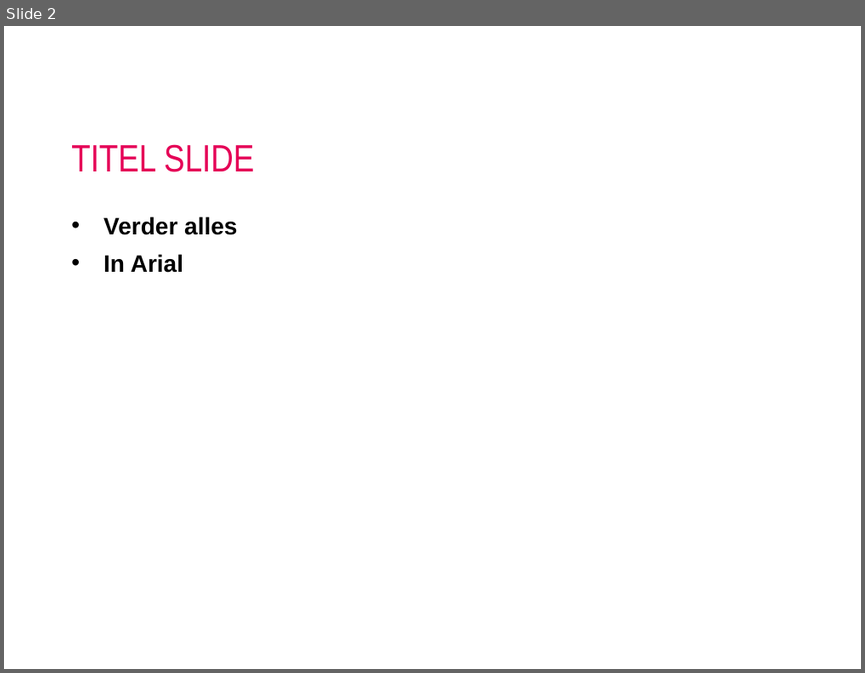
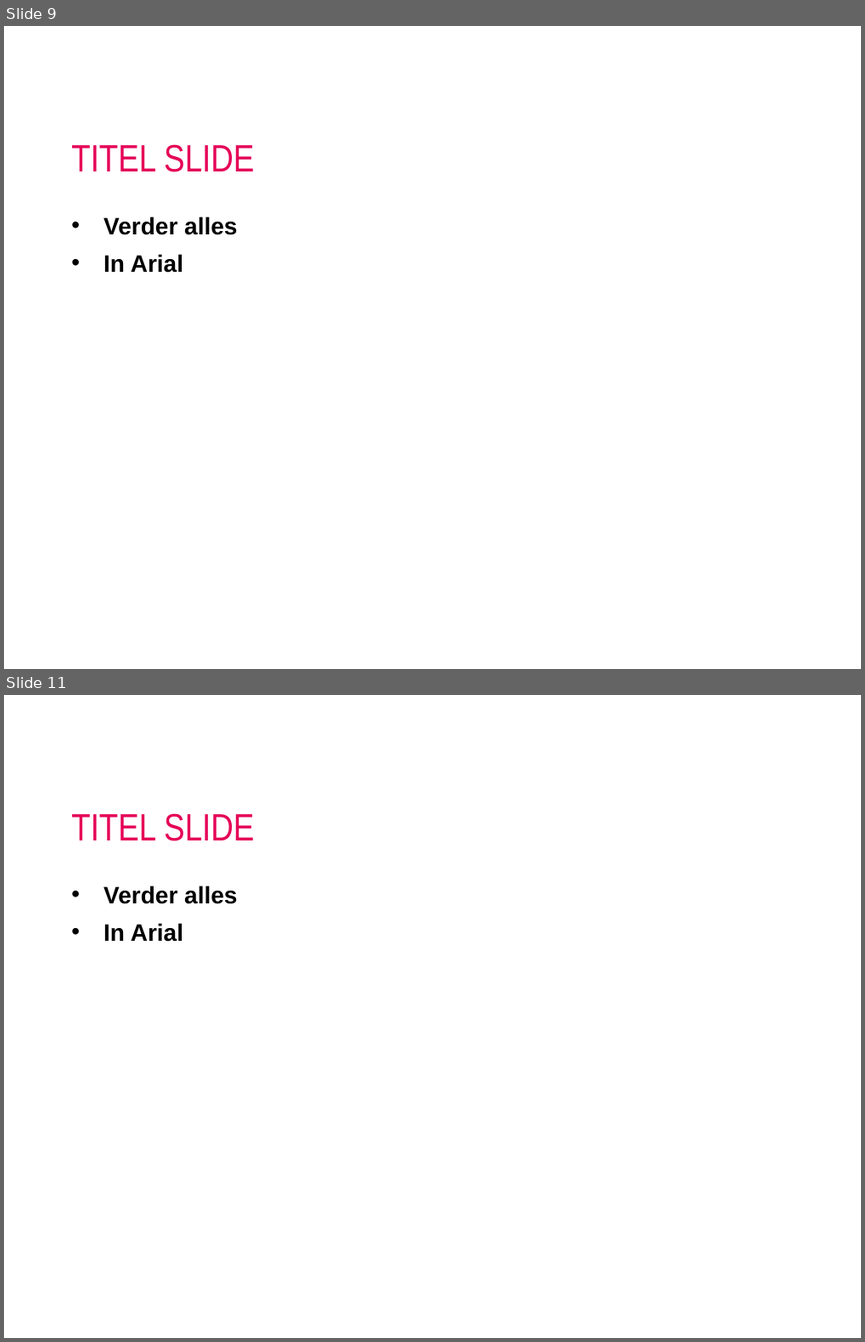
Before and after one commit to AIM-MADS-DATEXP/lesson-outliers-missing-data-erroneous-data, a slide deck: lesson-outliers.pptx. Shown one above the other, each under a label of ours: slide 2 before the commit, slides 9 and 11 after it; the slides between them are not shown. The pictures are 865x673 and 865x1342 pixels, drawn with LibreOffice and Linux fonts; fonts in the diff are those of the drawing; background and template pictures are left out. Boxes give left, top, right and bottom in pixels: in the first picture for what was removed or moved away, otherwise in the second. Text is boxed around its words. In the diff, an @@ line names an element or a change of style, - is before the commit and + after.

```diff
--- a/lesson-outliers.pptx
+++ b/lesson-outliers.pptx
@@ slide 11 added at [4,695,861,1338], background #FFFFFF @@
@@ title added at [71,813,254,841], 32 pt, text #E50056 @@
+TITEL SLIDE
@@ text added at [103,885,237,941], 20 pt, text #000000, bold @@
+• Verder alles
+• In Arial
@@ what was slide 2 is now slide 9 @@
```
Also in this commit, not shown: 9 other slides added, 1 slide removed, 4 other files.
